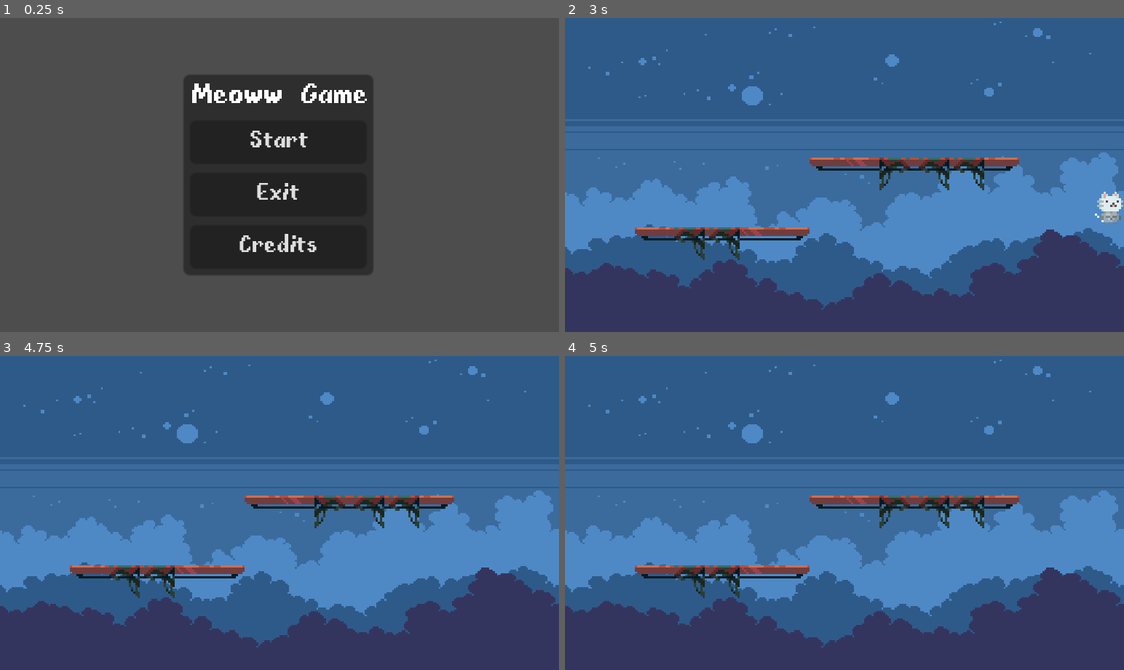
Above: before the commit, frames 1-4 (two rows, left to right).
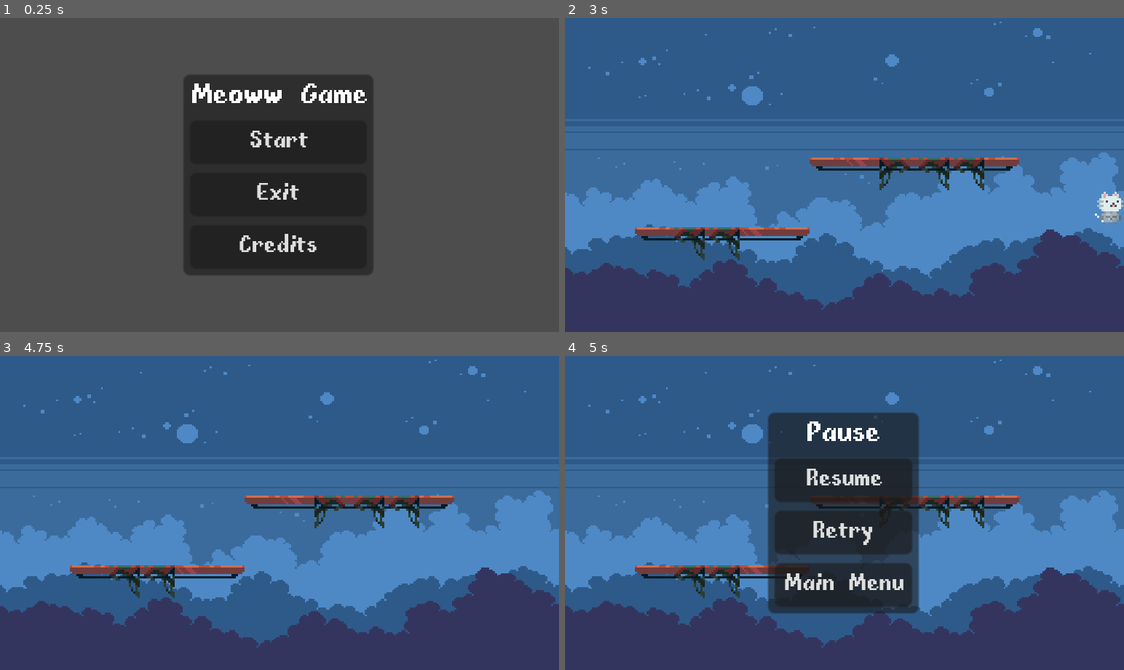
Above: after the commit, the same moments.

Repository: Cataaa0/Jueguito-Meowww
Game: Godot game, scene res://ui/main_menu.tscn
Two runs of this game, one before a commit and one after it. Both use one fixed random seed, a clock stepped at 60 frames per second and the inputs below.
Inputs:
- Up to frame 1 (0.25 s): no input
- Up to frame 2 (3 s): click "Start" at 0.5 s; tap Enter (ui_accept) at 1.25, 1.52, 2.27 s; hold Right (ui_right) 1.28-2.78 s; hold Left (ui_left) from 2.78 s (still down)
- Up to frame 3 (4.75 s): tap Enter (ui_accept) at 3.5, 3.77, 4.25, 4.52 s; release Left (ui_left) at 3.53 s; hold Right (ui_right) from 3.53 s (still down)
- Up to frame 4 (5 s): keep holding Right (ui_right); tap Escape (pause, bound only after the commit) at 4.9 s

Frames 1-3 are identical in both runs. In frame 4, 17% of the frame differs, in the area x 36-64%, y 18-82%.

Commit message:
Added pause menu

Diff:
--- a/project.godot
+++ b/project.godot
@@ -23,9 +23,13 @@
 window/size/window_height_override=720
 window/stretch/mode="canvas_items"
 
-[gui]
+[input]
 
-theme/custom="res://resources/Fibberish v1.0/menu_theme.tres"
+pause={
+"deadzone": 0.5,
+"events": [Object(InputEventKey,"resource_local_to_scene":false,"resource_name":"","device":0,"window_id":0,"alt_pressed":false,"shift_pressed":false,"ctrl_pressed":false,"meta_pressed":false,"pressed":false,"keycode":0,"physical_keycode":4194305,"key_label":0,"unicode":0,"echo":false,"script":null)
+]
+}
 
 [rendering]
 
--- a/resources/menu_theme.tres
+++ b/resources/menu_theme.tres
@@ -5,6 +5,7 @@
 [resource]
 default_font = ExtResource("1_tnmed")
 BigLabel/base_type = &"Label"
+Label/colors/font_color = Color(1, 1, 1, 1)
 Label/fonts/font = ExtResource("1_tnmed")
 Label/styles/normal = null
 MarginContainer/constants/margin_bottom = 3
--- a/scenes/Player.tscn
+++ b/scenes/Player.tscn
@@ -1,7 +1,8 @@
-[gd_scene load_steps=7 format=3 uid="uid://dj854holjp2fy"]
+[gd_scene load_steps=8 format=3 uid="uid://dj854holjp2fy"]
 
 [ext_resource type="Texture2D" uid="uid://bmknr6xu1io05" path="res://resources/Characters/Meow Knight/Meow-Knight_Idle.png" id="1_163vi"]
 [ext_resource type="Script" path="res://scenes/Player.gd" id="1_jxlft"]
+[ext_resource type="PackedScene" uid="uid://bestd74natrpd" path="res://ui/pause_menu.tscn" id="3_rp563"]
 
 [sub_resource type="CapsuleShape2D" id="CapsuleShape2D_ba3ym"]
 radius = 4.0
@@ -111,3 +112,7 @@
 libraries = {
 "": SubResource("AnimationLibrary_amy6m")
 }
+
+[node name="CanvasLayer" type="CanvasLayer" parent="."]
+
+[node name="PauseMenu" parent="CanvasLayer" instance=ExtResource("3_rp563")]
--- /dev/null
+++ b/ui/pause_menu.gd
@@ -0,0 +1,30 @@
+extends MarginContainer
+
+@onready var resume = %Resume
+@onready var retry = %Retry
+@onready var main_menu = %MainMenu
+
+
+# Called when the node enters the scene tree for the first time.
+func _ready():
+	resume.pressed.connect(on_resume_pressed)
+	retry.pressed.connect(on_retry_pressed)
+	main_menu.pressed.connect(on_main_menu_pressed)
+	hide()
+
+func _input(event):
+	if event.is_action_pressed("pause"):
+		visible=!visible
+		get_tree().paused = visible
+
+func on_resume_pressed():
+	get_tree().paused = false
+	hide()
+
+func on_retry_pressed():
+	get_tree().reload_current_scene()
+	get_tree().paused = false
+
+func on_main_menu_pressed():
+	get_tree().change_scene_to_file("res://ui/main_menu.tscn")
+	get_tree().paused = false
--- /dev/null
+++ b/ui/pause_menu.tscn
@@ -0,0 +1,50 @@
+[gd_scene load_steps=3 format=3 uid="uid://bestd74natrpd"]
+
+[ext_resource type="Theme" uid="uid://cfr2dm4btjn3u" path="res://resources/menu_theme.tres" id="1_3gj8k"]
+[ext_resource type="Script" path="res://ui/pause_menu.gd" id="1_3nfl1"]
+
+[node name="PauseMenu" type="MarginContainer"]
+process_mode = 3
+anchors_preset = 15
+anchor_right = 1.0
+anchor_bottom = 1.0
+grow_horizontal = 2
+grow_vertical = 2
+size_flags_horizontal = 4
+theme = ExtResource("1_3gj8k")
+script = ExtResource("1_3nfl1")
+
+[node name="PanelContainer" type="PanelContainer" parent="."]
+layout_mode = 2
+size_flags_horizontal = 4
+size_flags_vertical = 4
+
+[node name="MarginContainer" type="MarginContainer" parent="PanelContainer"]
+layout_mode = 2
+
+[node name="VBoxContainer" type="VBoxContainer" parent="PanelContainer/MarginContainer"]
+layout_mode = 2
+
+[node name="Label" type="Label" parent="PanelContainer/MarginContainer/VBoxContainer"]
+layout_mode = 2
+text = "Pause"
+horizontal_alignment = 1
+
+[node name="Resume" type="Button" parent="PanelContainer/MarginContainer/VBoxContainer"]
+unique_name_in_owner = true
+layout_mode = 2
+theme_type_variation = &"MediumButton"
+text = "Resume"
+
+[node name="Retry" type="Button" parent="PanelContainer/MarginContainer/VBoxContainer"]
+unique_name_in_owner = true
+layout_mode = 2
+theme_type_variation = &"MediumButton"
+text = "Retry"
+
+[node name="MainMenu" type="Button" parent="PanelContainer/MarginContainer/VBoxContainer"]
+unique_name_in_owner = true
+process_mode = 3
+layout_mode = 2
+theme_type_variation = &"MediumButton"
+text = "Main Menu"
